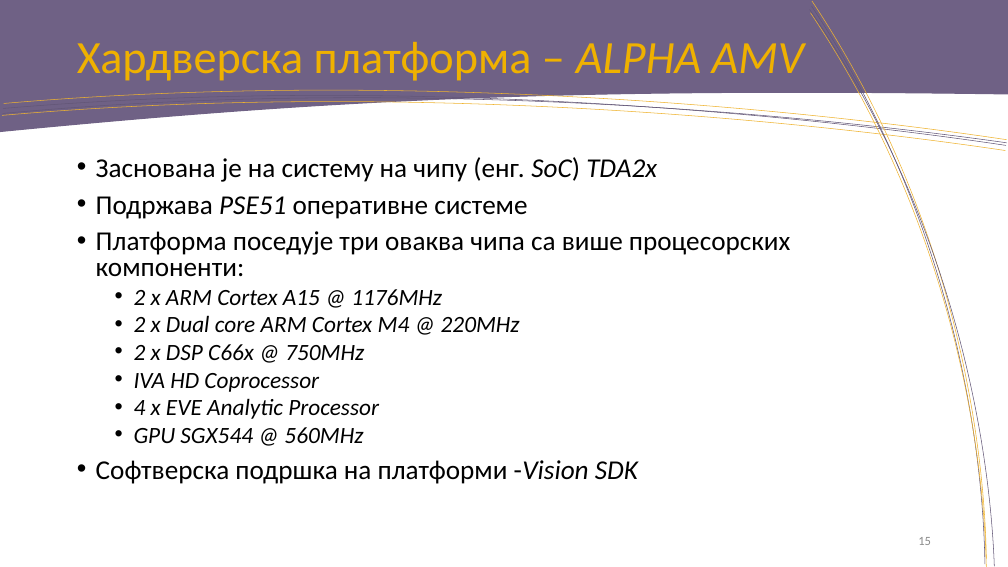
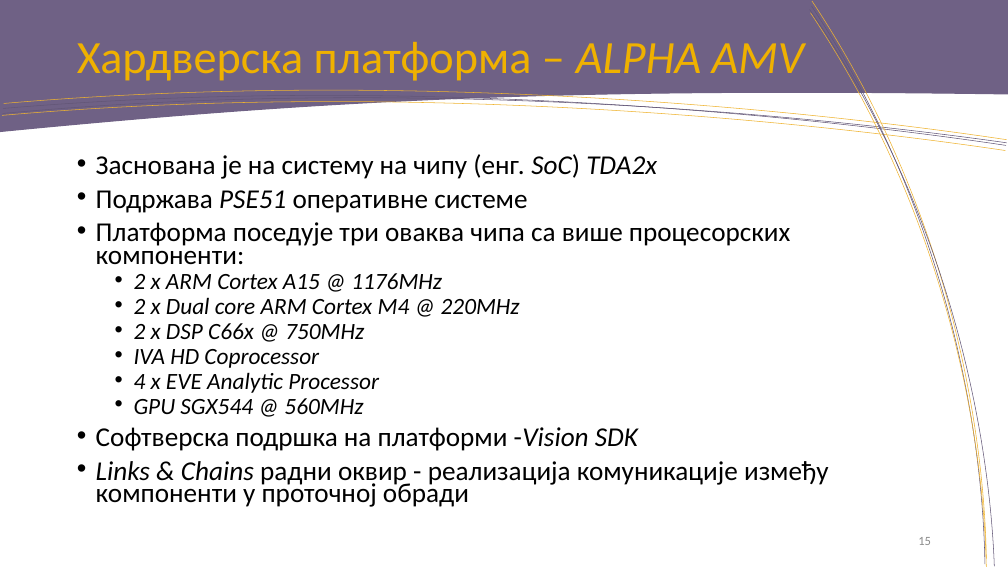
Before and after one commit to rondor1/msc, a slide deck: slide 15 of msc-e28-2018-pres.pptx. Drawn at 1008x567 pixels with LibreOffice and Linux fonts; fonts in the diff are those of the drawing; background and template pictures are left out. Boxes give left, top, right and bottom in pixels: in the first picture for what was removed or moved away, otherwise in the second. Text is boxed around its words. In the diff, an @@ line names an element or a change of style, - is before the commit and + after.

```diff
--- a/msc-e28-2018-pres.pptx
+++ b/msc-e28-2018-pres.pptx
@@ text at (96,154,790,451): line spacing 0.8 to 0.7 @@
@@ text at (96,461,829,507): paragraph added @@
+• Links & Chains радни оквир - реализација комуникације између компоненти у проточној обради
```
Also in this commit, not shown: 11 other slides changed, 2 slides added, 1 slide removed.
